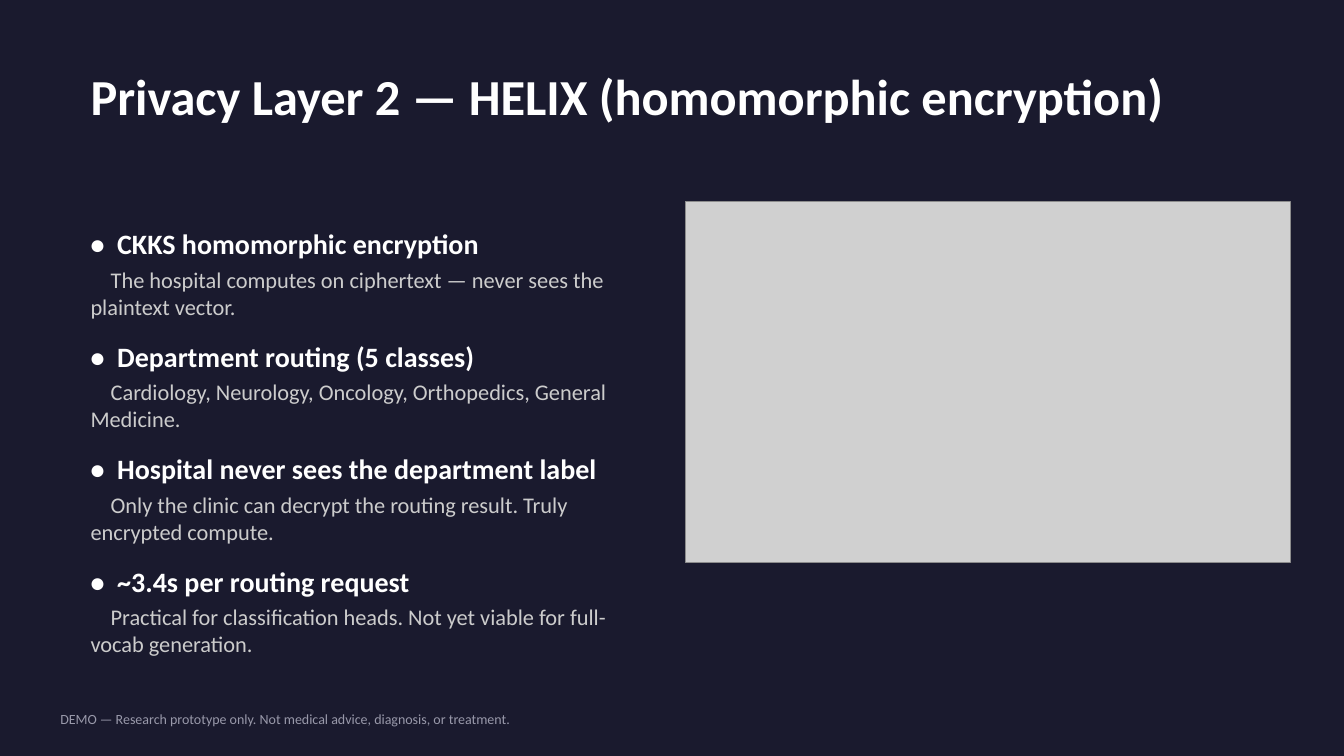
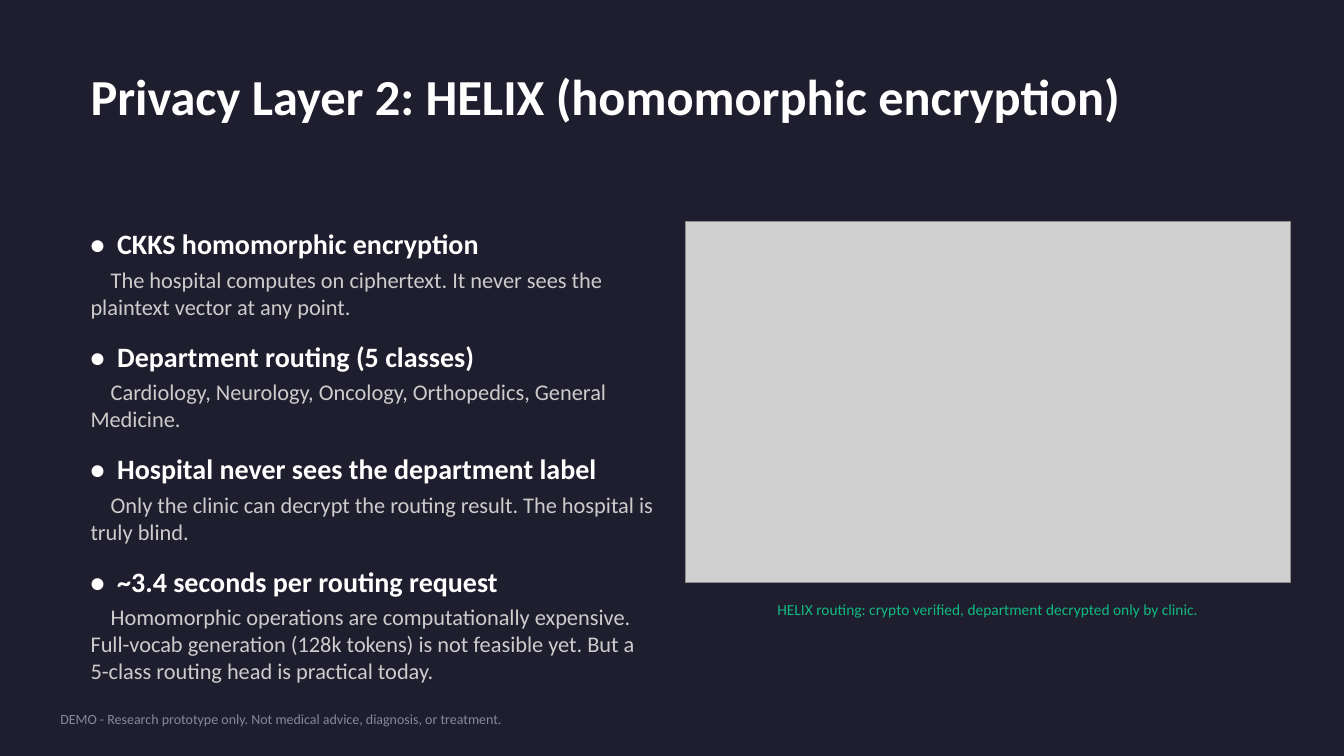
Before and after one commit to janpauldahlke/CrossMind, a slide deck: slide 4 of hackathon_docs/CrossMind_Pitch_Deck.pptx. Drawn at 1344x756 pixels with LibreOffice and Linux fonts; fonts in the diff are those of the drawing; grey boxes stand for pictures. Boxes give left, top, right and bottom in pixels: in the first picture for what was removed or moved away, otherwise in the second. Text is boxed around its words. In the diff, an @@ line names an element or a change of style, - is before the commit and + after.

```diff
--- a/hackathon_docs/CrossMind_Pitch_Deck.pptx
+++ b/hackathon_docs/CrossMind_Pitch_Deck.pptx
@@ background #1A1A2E to #1E1E2E @@
@@ text at [91, 77, 1119, 123]: text changed @@
-Privacy Layer 2 — HELIX (homomorphic encryption)
+Privacy Layer 2: HELIX (homomorphic encryption)
@@ picture: place and size @@
-picture at [686, 202, 1291, 563]
+picture at [686, 222, 1291, 583]
@@ text at [91, 272, 602, 319]: text changed @@
-The hospital computes on ciphertext — never sees the plaintext vector.
+The hospital computes on ciphertext. It never sees the plaintext vector at any point.
@@ text at [91, 497, 653, 656]: text changed @@
-Only the clinic can decrypt the routing result. Truly encrypted compute.
-• ~3.4s per routing request
-Practical for classification heads. Not yet viable for full-vocab generation.
+Only the clinic can decrypt the routing result. The hospital is truly blind.
+• ~3.4 seconds per routing request
+Homomorphic operations are computationally expensive. Full-vocab generation (128k tokens) is not feasible yet. But a 5-class routing head is practical today.
@@ text added at [777, 604, 1198, 618], 11 pt, text #10B981 @@
+HELIX routing: crypto verified, department decrypted only by clinic.
@@ text at [60, 714, 502, 726]: text changed; text colour #9999AA to #888899 @@
-DEMO — Research prototype only. Not medical advice, diagnosis, or treatment.
+DEMO - Research prototype only. Not medical advice, diagnosis, or treatment.
```
Also in this commit, not shown: 6 other slides changed, 4 other files.
